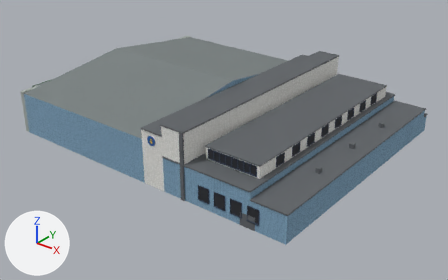
The glTF model airport-cyxd/PackageSources/modelLib/cyxd_hangar8/cyxd_hangar8.gltf: old version first, new version second.
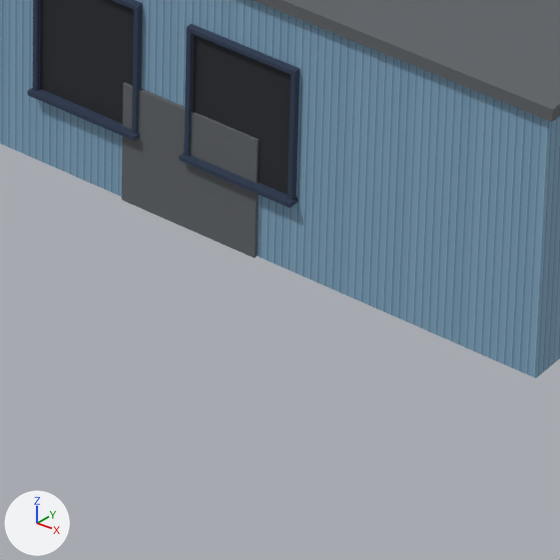
Old and new are each drawn whole from a 50 mm lens placed at (75.9, -95.4, 57.2), pointed at (1.1, -1.9, -0.7) and again close up on the part from 51% to 64% of the width and 72% to 95% of the height. Arrows for +X, +Y and +Z are at lower left; the lights stay in place. The older version's two pictures come first. Vertices at exactly the same position are counted once.

In view in the first close-up: 'cyxd_hangar8'.
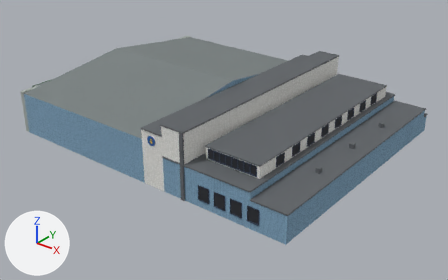
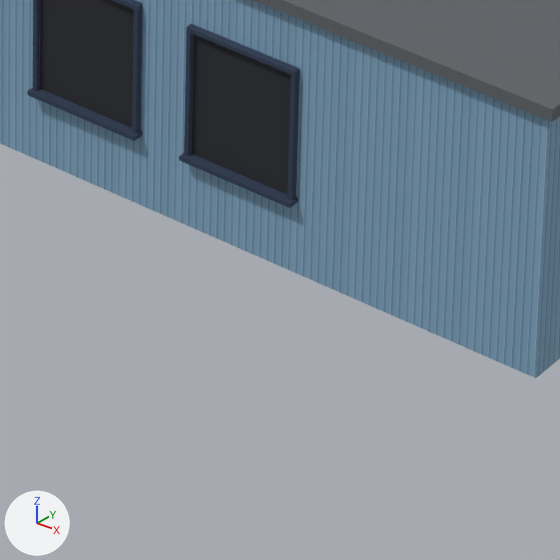
The change, as a list of edits to the scene's bpy script:
```text
Change me_cyxd_hangar8:
    used by ob_cyxd_hangar8; location = (0.0, 0.0, 0.0)
    remove me_cyxd_hangar8.from_pydata(...)  # 2740 vertices, 3842 faces; spans x -35.8..33.3, y -26.8..28.3, z 0.0..13.2
    add me_cyxd_hangar8.from_pydata(...)  # 2732 vertices, 3832 faces; spans x -35.8..33.3, y -26.8..28.3, z 0.0..13.2
    me_cyxd_hangar8 part 1: the loose piece of 8 vertices spanning x 24.1..27.1, y -26.5, z 0.0..2.5 is deleted
```

Where the change shows, as pixel boxes [x1, y1, x2, y2] in the close-ups (560 x 560 px):
part 1 of me_cyxd_hangar8, deleted: before [122, 83, 259, 258]
